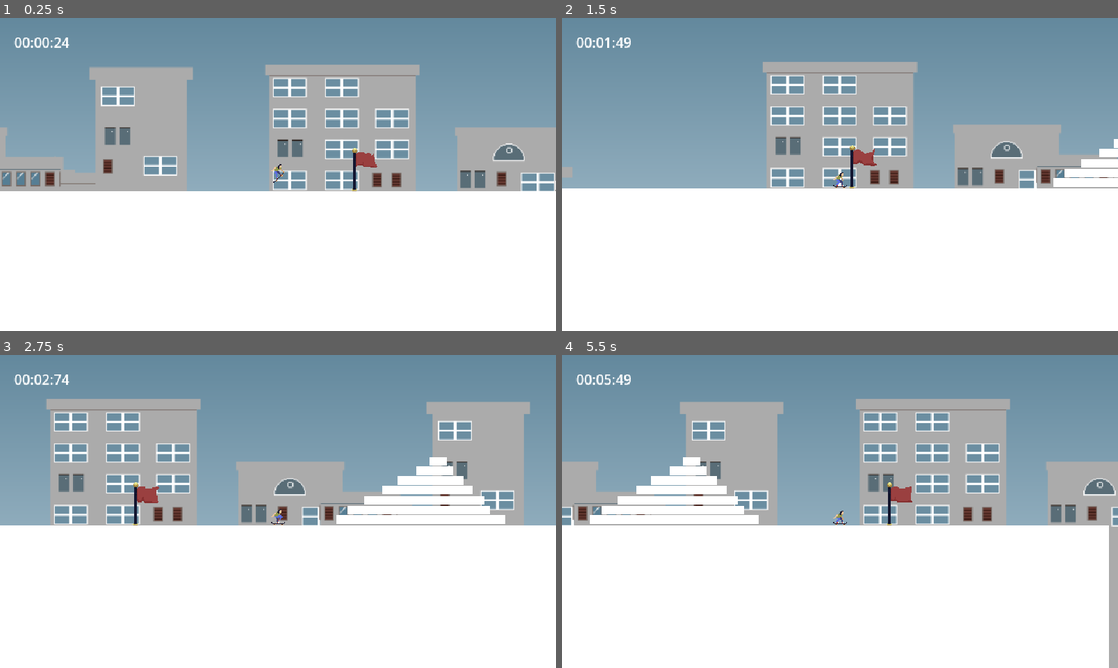
Above: before the commit, frames 1-4 (two rows, left to right).
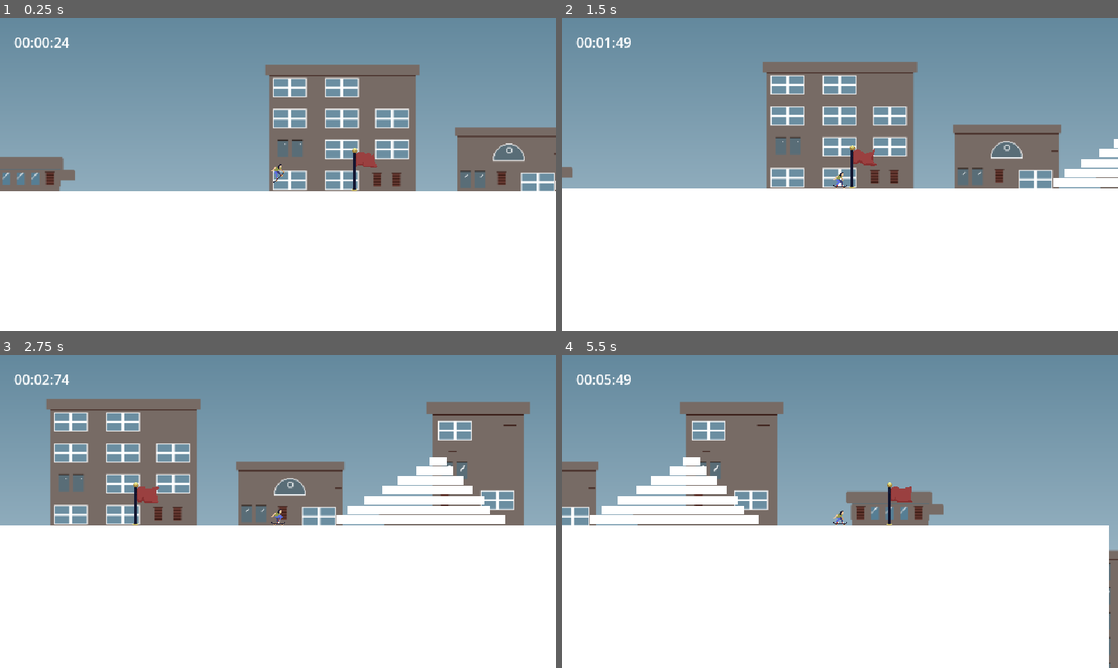
Above: after the commit, the same moments.

Repository: Minipeps/SpeedJam-8
Game: Godot game, scene res://2D/TestPlayerLevel.tscn
Same seed, same stepped clock (60 frames per second), same inputs: the game is played once before the commit and once after it. This scene is started directly instead of the project's main scene.
Inputs (mouse positions are in pixels of both pictures, inside the frame that each line leads up to):
- Up to frame 1 (0.25 s): no input
- Up to frame 2 (1.5 s): tap Enter (ui_accept) at 0.5, 0.77 s; move the mouse to (962, 158) at 0.52 s; hold Right (player_move_right) 0.53-1.28 s; tap C (display_end_screen_lose) at 0.6 s; move the mouse to (728, 190) at 1.27 s; hold Down (player_move_down) from 1.28 s (still down); tap X (display_end_screen_win) at 1.35 s
- Up to frame 3 (2.75 s): tap Enter (ui_accept) at 1.52 s; move the mouse to (333, 442) at 2.02 s; release Down (player_move_down) at 2.03 s; hold Right (player_move_right) from 2.03 s (still down); tap C (display_end_screen_lose) at 2.1 s
- Up to frame 4 (5.5 s): move the mouse to (812, 574) at 2.77 s; release Right (player_move_right) at 2.78 s; hold Up (player_move_up) 2.78-3.53 s; tap X (display_end_screen_win) at 2.85, 4.35 s; tap Enter (ui_accept) at 3.02, 3.77, 4.52 s; move the mouse to (1006, 558) at 3.52 s; hold Left (player_move_left) 3.53-5.03 s; tap C (display_end_screen_lose) at 3.6, 5.1 s; move the mouse to (673, 464) at 4.27 s; move the mouse to (867, 511) at 5.02 s; hold Down (player_move_down) from 5.03 s (still down)

The runs differ from the first frame. In frame 1, 17% of the frame differs, in the area x 0-100%, y 14-56%; in frame 2, 10%; in frame 3, 15%; in frame 4, 18%, in the area x 0-100%, y 14-100%.

Commit message:
update background

Diff:
--- a/Parallax/Parallax.tscn
+++ b/Parallax/Parallax.tscn
@@ -38,7 +38,7 @@
 
 [node name="Parallax2D-4" type="Parallax2D" parent="."]
 scroll_offset = Vector2(0, 43)
-repeat_size = Vector2(640, 0)
+repeat_size = Vector2(960, 0)
 
 [node name="Sprite2D" type="Sprite2D" parent="Parallax2D-4"]
 position = Vector2(320, 180)
Binary file changed: Sprites/Parallax/bg_4.png
